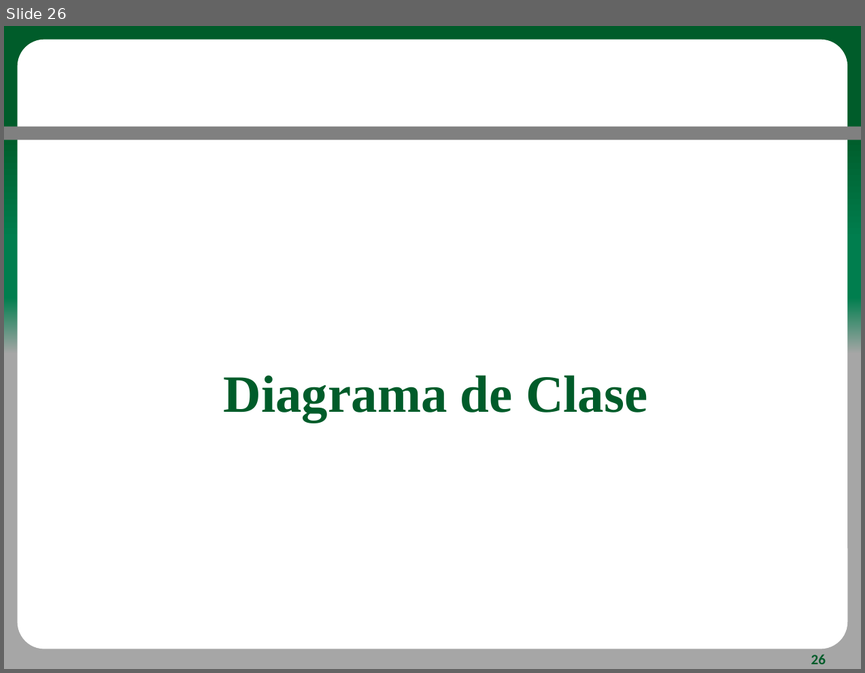
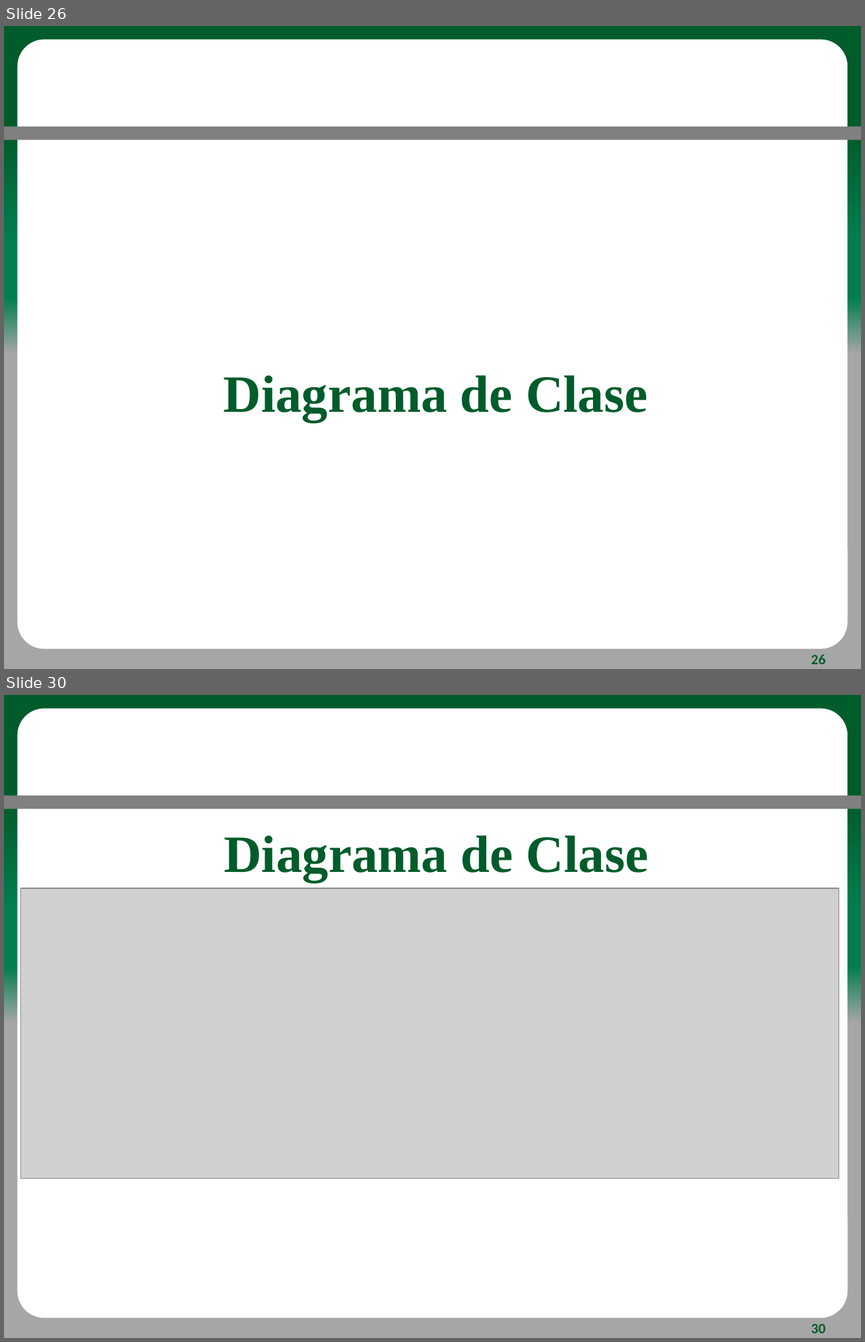
Before and after one commit to JDavidHR/Integrador, a slide deck: Documentos/Proyecto/Power_Point_Requerimientos.pptx. Shown one above the other, each under a label of ours: slide 26 before the commit, slides 26 and 30 after it; the slides between them are not shown. The pictures are 865x673 and 865x1342 pixels, drawn with LibreOffice and Linux fonts; fonts in the diff are those of the drawing; grey boxes stand for pictures; background and template pictures are left out. Boxes give left, top, right and bottom in pixels: in the first picture for what was removed or moved away, otherwise in the second. Text is boxed around its words. In the diff, an @@ line names an element or a change of style, - is before the commit and + after.

```diff
--- a/Documentos/Proyecto/Power_Point_Requerimientos.pptx
+++ b/Documentos/Proyecto/Power_Point_Requerimientos.pptx
@@ slide 30 added at (4,695,861,1338), background #FFFFFF; not listed: 10 template elements that a slide beside it also shows @@
@@ title added at (224,835,648,882), 44 pt, text #005C2A, bold @@
+Diagrama de Clase
@@ picture added at (21,888,839,1178) @@
@@ page number added at (811,1323,825,1333), 12 pt, text #005C2A, bold @@
+30
```
Also in this commit, not shown: 11 slides changed, 5 other slides added, 4 slides removed.
